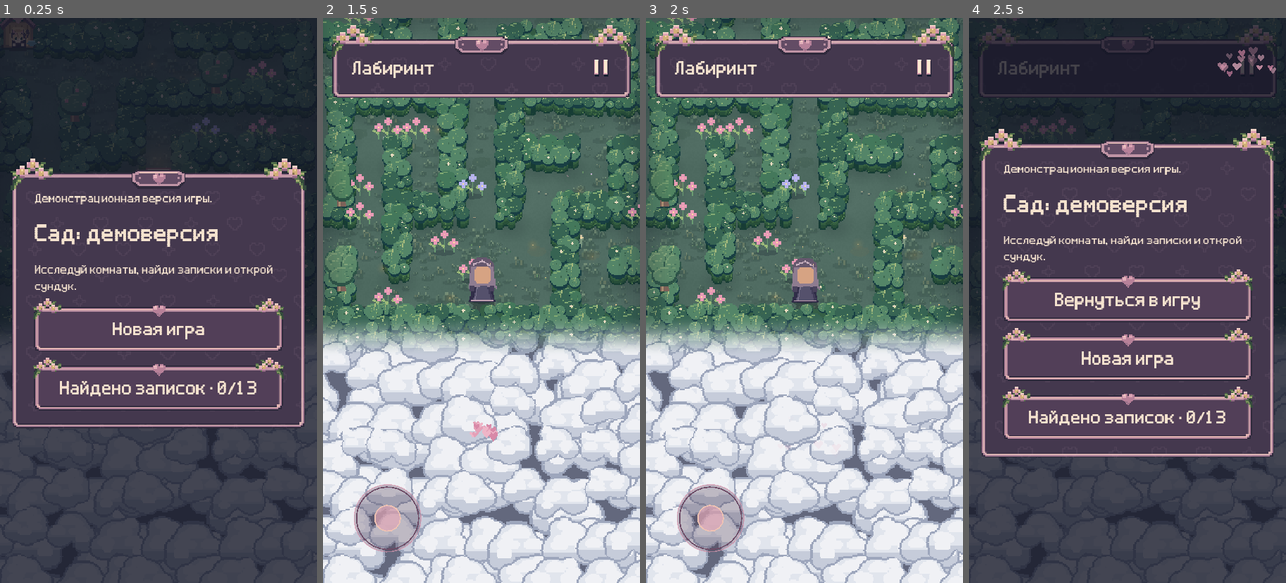
Above: before the commit, frames 1-4 (left to right).
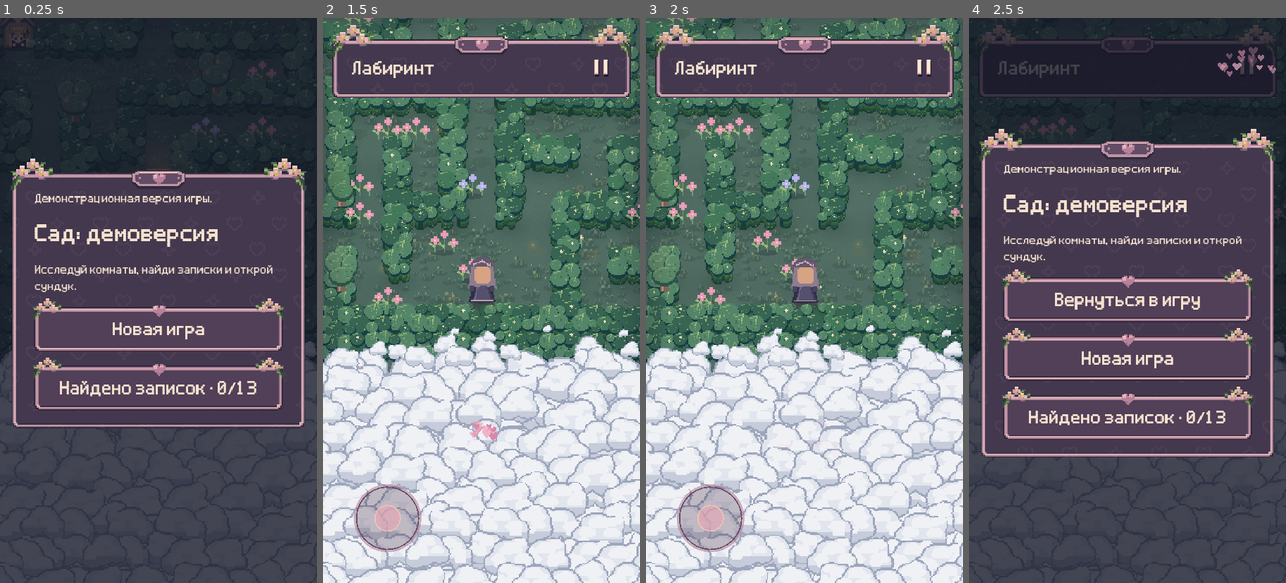
Above: after the commit, the same moments.

Repository: NQUAREx/dina-lovely
Game: Godot game, scene res://main.tscn
Same seed, same stepped clock (60 frames per second), same inputs: the game is played once before the commit and once after it. Sound files missing from this copy of the repository are replaced by a short silence.
Inputs (mouse positions are in pixels of both pictures, inside the frame that each line leads up to):
- Up to frame 1 (0.25 s): no input
- Up to frame 2 (1.5 s): click "Новая игра" at 0.5 s; click "Пойдём" at 1.25 s
- Up to frame 3 (2 s): no input
- Up to frame 4 (2.5 s): click (1247, 68) at 2 s

The runs differ from the first frame. In frame 1, 1.4% of the frame differs, in the area x 0-100%, y 56-99%; in frame 2, 24%; in frame 3, 24%, in the area x 0-100%, y 54-100%; in frame 4, 1.3%.

Commit message:
Replace cloud alpha fade with sparse small edge puffs and stable overlap ordering

Diff:
--- a/shaders/boundary_depth.gdshader
+++ b/shaders/boundary_depth.gdshader
@@ -10,40 +10,42 @@
 }
 float hash21(vec2 p){return fract(sin(dot(p,vec2(127.1,311.7)))*43758.5453);}
 uniform sampler2D cloud_atlas:filter_nearest,repeat_disable;
+float boundary_distance(vec2 p){
+ float d=10000.;
+ for(int i=0;i<20;i++){
+  if(i>=area_count)break;
+  d=min(d,distance_to_area(p,visible_areas[i]));
+ }
+ return d;
+}
 vec4 cloud_layer(vec2 p,float pitch,float seed){
- vec2 cell=floor(p/pitch);vec4 colour=vec4(0.);
- // Stable back-to-front packing, like overlapping hedge crowns.
+ vec2 cell=floor(p/pitch);vec4 colour=vec4(0.);float top=-1.e20;
  for(int y=-2;y<=2;y++)for(int x=-2;x<=2;x++){
   vec2 id=cell+vec2(float(x),float(y));
   float a=hash21(id+seed),b=hash21(id+seed+19.);
-  float variant=floor(a*8.);
   vec2 centre=(id+vec2(.5+(a-.5)*.65,.5+(b-.5)*.65))*pitch;
-  float scale=1.35+b*.65;
-  vec2 uv=(p-centre)/(pitch*scale)+.5;
+  float depth=boundary_distance(centre-world_origin);
+  if(depth<10.)continue;
+  float growth=smoothstep(12.,128.,depth);
+  if(hash21(id+seed+47.)>mix(.20,1.,growth))continue;
+  float diameter=min(pitch*mix(.30,2.25,growth)*( .85+b*.3),depth*1.65);
+  vec2 uv=(p-centre)/diameter+.5;
   if(any(lessThan(uv,vec2(0.)))||any(greaterThanEqual(uv,vec2(1.))))continue;
   if(b>.5)uv.x=1.-uv.x;
+  float variant=floor(a*8.);
+  // Clamp inside each sprite: never sample an adjacent atlas cell.
+  uv=(floor(uv*64.)+.5)/64.;
   vec4 stamp=texture(cloud_atlas,vec2((variant+uv.x)/8.,uv.y));
-  colour=mix(colour,vec4(stamp.rgb,1.),stamp.a);
+  // Global per-cloud priority is independent of the current spatial bucket.
+  float priority=centre.y+hash21(id+seed+83.)*pitch*.7;
+  if(stamp.a>.5&&priority>top){colour=stamp;top=priority;}
  }
  return colour;
 }
 void fragment(){
  vec2 p=UV*view_size;
- float distance=10000.;
- float fade_distance=10000.;
- for(int i=0;i<20;i++){
-  if(i>=area_count)break;
-  float d=distance_to_area(p,visible_areas[i]);
-  distance=min(distance,d);
-  fade_distance=min(fade_distance,d/max(fade_widths[i],1.));
- }
- // One distance field for rooms and corridors. There is no switch
- // at a floor edge: alpha and its derivative both start at zero there.
- float fog=smoothstep(0.,1.,fade_distance);
  vec2 world=floor((p+world_origin)/2.)*2.;
- vec4 back=cloud_layer(world+vec2(37.,19.),88.,5.);
- vec4 front=cloud_layer(world,68.,71.);
- vec3 colour=mix(vec3(.39,.41,.49),back.rgb,back.a);
- colour=mix(colour,front.rgb,front.a);
- COLOR=vec4(colour,fog);
+ vec4 back=cloud_layer(world,62.,5.);
+ vec4 front=cloud_layer(world,48.,71.);
+ COLOR=front.a>.5?front:back;
 }
Not shown, changed: PROJECT_CONTEXT.md
Not shown, removed: docs/game.5bdad935b8ca.pck
Not shown, added: docs/game.fe13a7f92724.pck
Not shown, changed: docs/index.pck
